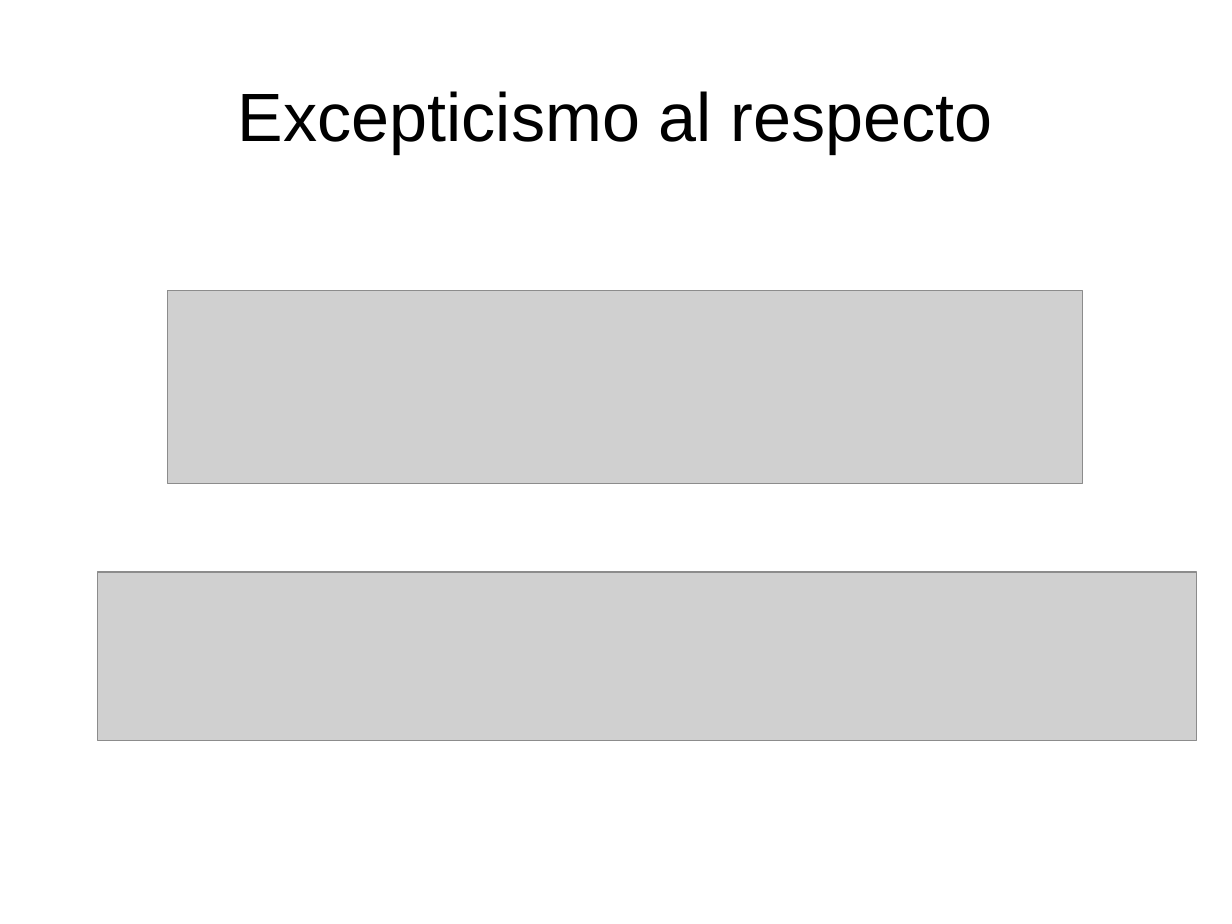
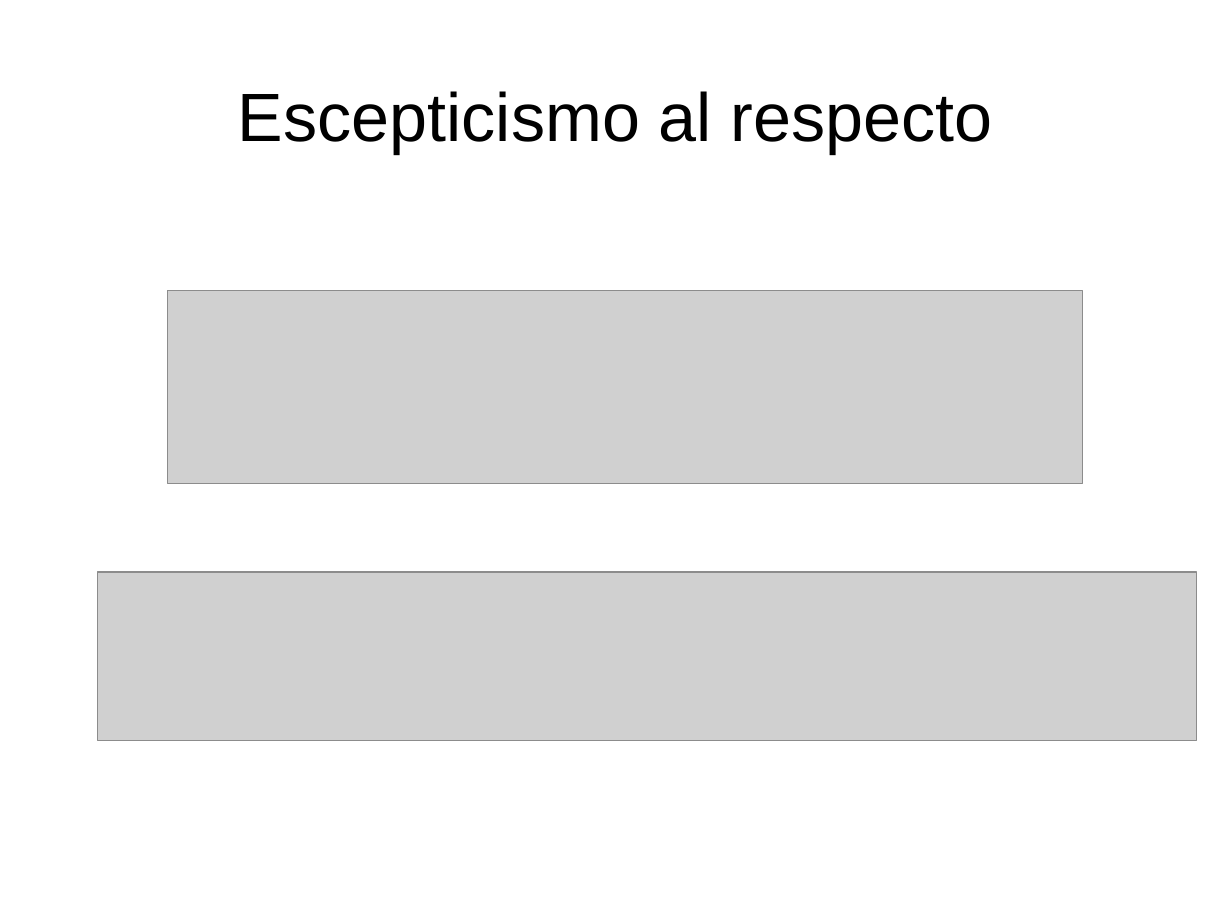
Before and after one commit to carlesnunez/reactjs-introduction, a slide deck: slide 3 of presentacion-RJS.odp. Drawn at 1232x924 pixels with LibreOffice and Linux fonts; fonts in the diff are those of the drawing; grey boxes stand for pictures. Boxes give left, top, right and bottom in pixels: in the first picture for what was removed or moved away, otherwise in the second. Text is boxed around its words. In the diff, an @@ line names an element or a change of style, - is before the commit and + after.

```diff
--- a/presentacion-RJS.odp
+++ b/presentacion-RJS.odp
@@ title at bbox=[238, 91, 993, 153]: text changed @@
-Excepticismo al respecto
+Escepticismo al respecto
```
Also in this commit, not shown: 5 other slides changed, 5 other files.
